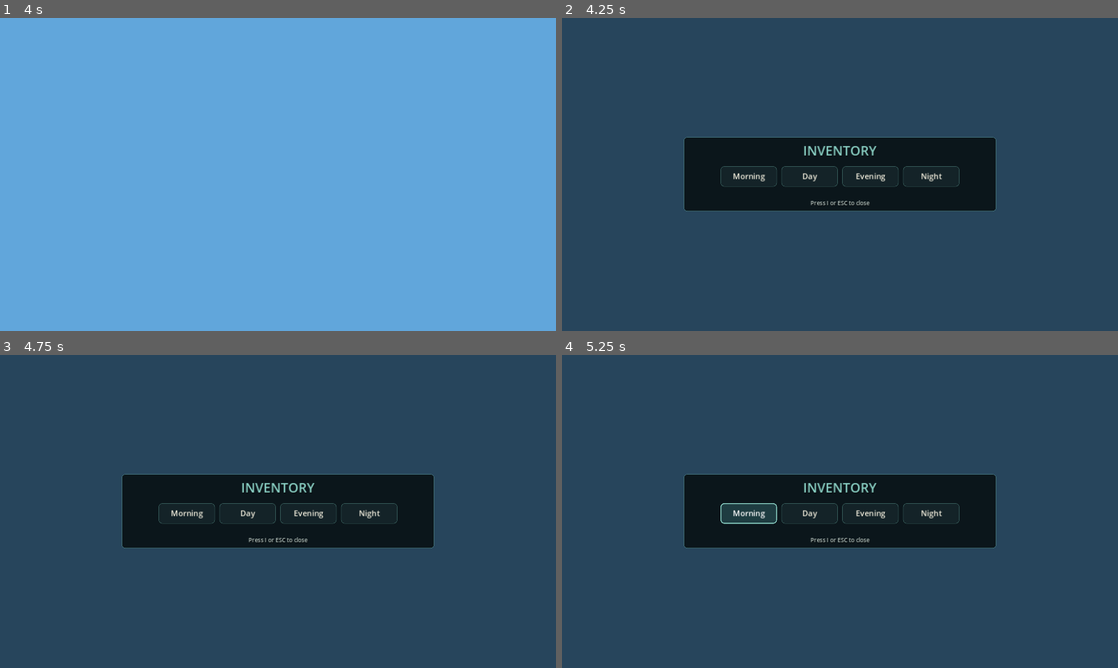
Above: before the commit, frames 1-4 (two rows, left to right).
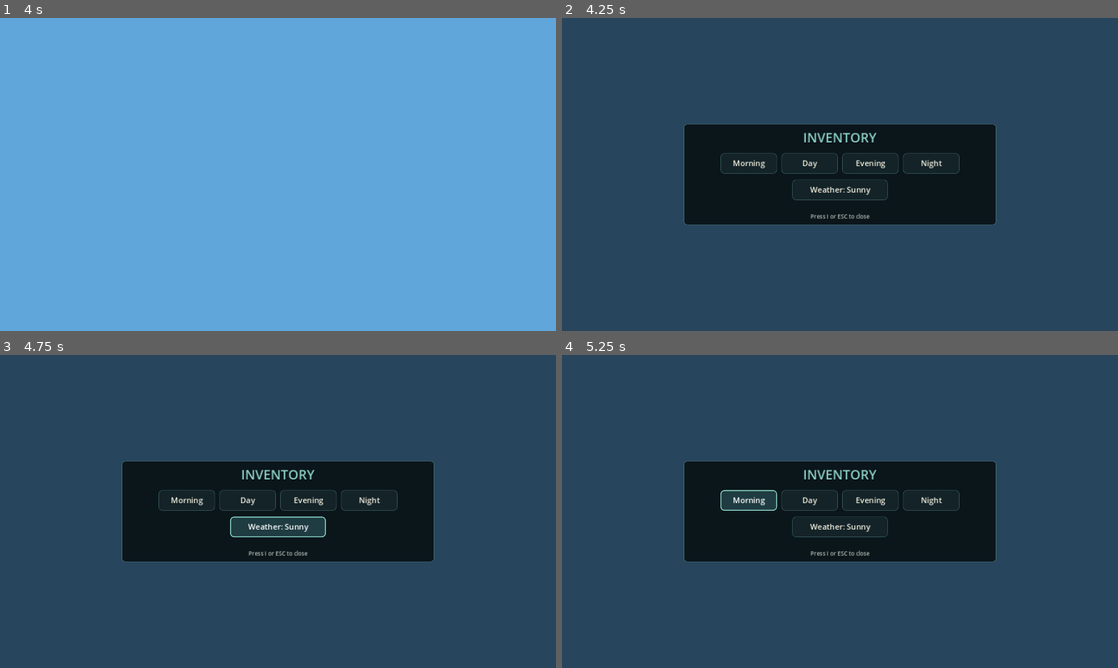
Above: after the commit, the same moments.

Repository: OpenStaticFish/redotcraft
Game: Godot game, scene res://ui/inventory_overlay.tscn
Two runs of this game, one before a commit and one after it. Both use one fixed random seed, a clock stepped at 60 frames per second and the inputs below. This scene is started directly instead of the project's main scene.
Inputs (mouse positions are in pixels of both pictures, inside the frame that each line leads up to):
- Up to frame 1 (4 s): tap Enter at 0.5, 2, 3.5 s; move the mouse to (400, 158) at 0.52 s; hold D (move_right) 0.53-1.28 s; tap 1 at 0.6, 2.85 s; click (400, 158) at 0.67 s; tap Space (fly_up) at 1.25, 2.75 s; move the mouse to (166, 190) at 1.27 s; hold Shift (fly_down) 1.28-2.03 s; tap 9 at 1.35, 3.6 s; move the mouse to (333, 105) at 2.02 s; hold D (move_right) 2.03-2.78 s; tap 0 at 2.1 s; move the mouse to (250, 237) at 2.77 s; hold Space (fly_up) 2.78-3.53 s; click (250, 237) at 2.92 s; move the mouse to (444, 221) at 3.52 s; hold A (move_left) from 3.53 s (still down)
- Up to frame 2 (4.25 s): keep holding A (move_left); tap I (inventory) at 4.15 s
- Up to frame 3 (4.75 s): release A (move_left) at 4.25 s; click (278, 527) at 4.25 s, where only the run after the commit has a clickable "Weather: Sunny"
- Up to frame 4 (5.25 s): click "Morning" at 5 s

Frame 1 is identical in both runs. In frame 2, 6.4% of the frame differs, in the area x 21-79%, y 34-66%; in frame 3, 7.3%; in frame 4, 7.1%.

Commit message:
Add weather system with rain toggle and safe spawn
- WeatherSystem toggles SUNNY/RAIN; rain is a camera-following billboarded
  particle field that pauses when the camera is under cover
- DayNightCycle grades sun/ambient/fog/sky/clouds toward overcast via
  set_weather_dim(), with separate day/night rain palettes so night rain
  stays dark
- Weather toggle button in the inventory overlay
- VoxelWorld.find_safe_spawn() scans generated chunk data for a solid column
  with two air cells, so spawning no longer lands inside trees

Diff:
--- a/game/main.gd
+++ b/game/main.gd
@@ -21,6 +21,7 @@
 @onready var _status_label: Label = $HUD/HudRoot/StatusLabel
 @onready var _hotbar: Panel = $HUD/HudRoot/Hotbar
 @onready var _day_night: DayNightCycle = $DayNight
+@onready var _weather: WeatherSystem = $Weather
 @onready var _inventory_overlay: InventoryOverlay = $InventoryOverlay
 
 var slot_panels: Array[PanelContainer] = []
@@ -45,7 +46,14 @@
 	player.global_position = spawn
 	player.spawn_position = spawn
 	world.setup_player(player)
+	spawn = world.find_safe_spawn(spawn)
+	player.global_position = spawn
+	player.spawn_position = spawn
+	player.spawn_position = spawn
 	player.setup_world(world)
+	_weather.setup(player.camera, _day_night)
+	_weather.weather_changed.connect(_on_weather_changed)
+	_inventory_overlay.weather_toggled.connect(_on_weather_toggled)
 	player.set_selected_block(HOTBAR[selected_slot])
 	_update_inventory_display()
 	set_status("WASD move   double-tap SPACE to fly   ESC pause")
@@ -85,6 +93,7 @@
 	_environment.volumetric_fog_length = float(graphics["volumetric_fog_length"])
 	_environment.volumetric_fog_anisotropy = float(graphics["volumetric_fog_anisotropy"])
 	_environment.fog_density = float(graphics["fog_density"])
+	_day_night.base_fog_density = float(graphics["fog_density"])
 	_environment.glow_intensity = float(graphics["glow_intensity"])
 	_environment.tonemap_mode = int(graphics["tonemap"])
 	_environment.tonemap_exposure = float(graphics["tonemap_exposure"])
@@ -173,6 +182,7 @@
 
 func _on_inventory_opened() -> void:
 	_inventory_overlay.show_inventory(inventory, world)
+	_inventory_overlay.set_weather_state(_weather.is_raining())
 	get_tree().paused = true
 	Input.set_mouse_mode(Input.MOUSE_MODE_VISIBLE)
 
@@ -185,6 +195,15 @@
 func _on_inventory_time_selected(hours: float) -> void:
 	_day_night.set_time(hours)
 	set_status("Time set to %s" % _day_night.get_clock_text())
+
+
+func _on_weather_toggled() -> void:
+	_weather.toggle()
+	_inventory_overlay.set_weather_state(_weather.is_raining())
+
+
+func _on_weather_changed(state: int) -> void:
+	set_status("Weather: %s" % ("Rain" if state == WeatherSystem.State.RAIN else "Sunny"))
 
 
 func _on_setting_changed(key: String, value: Variant) -> void:
--- a/game/main.tscn
+++ b/game/main.tscn
@@ -7,6 +7,7 @@
 [ext_resource type="Script" path="res://world/day_night_cycle.gd" id="5_daynight"]
 [ext_resource type="PackedScene" path="res://ui/inventory_overlay.tscn" id="6_inventory"]
 [ext_resource type="Shader" path="res://world/sky.gdshader" id="7_sky"]
+[ext_resource type="Script" path="res://world/weather_system.gd" id="8_weather"]
 
 [sub_resource type="ShaderMaterial" id="ShaderMaterial_sky"]
 shader = ExtResource("7_sky")
@@ -228,4 +229,7 @@
 [node name="DayNight" type="Node" parent="."]
 script = ExtResource("5_daynight")
 
+[node name="Weather" type="Node3D" parent="."]
+script = ExtResource("8_weather")
+
 [node name="InventoryOverlay" parent="." instance=ExtResource("6_inventory")]
--- a/ui/inventory_overlay.gd
+++ b/ui/inventory_overlay.gd
@@ -4,6 +4,7 @@
 signal opened
 signal closed
 signal time_selected(hours: float)
+signal weather_toggled
 
 const TIME_BUTTONS := [
 	{"node": "MorningButton", "hours": 6.0},
@@ -15,6 +16,7 @@
 @onready var _panel: PanelContainer = $Center/Panel
 @onready var _time_row: HBoxContainer = $Center/Panel/Box/TimeRow
 @onready var _grid: GridContainer = $Center/Panel/Box/Grid
+@onready var _weather_button: Button = $Center/Panel/Box/WeatherRow/WeatherButton
 
 
 func _ready() -> void:
@@ -22,6 +24,7 @@
 	for entry in TIME_BUTTONS:
 		var button := _time_row.get_node(entry["node"]) as Button
 		button.pressed.connect(_on_time_button.bind(entry["hours"]))
+	_weather_button.pressed.connect(_on_weather_button)
 
 
 func _unhandled_input(event: InputEvent) -> void:
@@ -62,5 +65,13 @@
 		slot.add_child(label)
 
 
+func set_weather_state(raining: bool) -> void:
+	_weather_button.text = "Weather: Rain" if raining else "Weather: Sunny"
+
+
 func _on_time_button(hours: float) -> void:
 	time_selected.emit(hours)
+
+
+func _on_weather_button() -> void:
+	weather_toggled.emit()
--- a/ui/inventory_overlay.tscn
+++ b/ui/inventory_overlay.tscn
@@ -60,6 +60,16 @@
 custom_minimum_size = Vector2(130, 36)
 text = "Night"
 
+[node name="WeatherRow" type="HBoxContainer" parent="Center/Panel/Box"]
+layout_mode = 2
+theme_override_constants/separation = 10
+alignment = 1
+
+[node name="WeatherButton" type="Button" parent="Center/Panel/Box/WeatherRow"]
+layout_mode = 2
+custom_minimum_size = Vector2(220, 36)
+text = "Weather: Sunny"
+
 [node name="Grid" type="GridContainer" parent="Center/Panel/Box"]
 layout_mode = 2
 theme_override_constants/h_separation = 10
--- a/world/day_night_cycle.gd
+++ b/world/day_night_cycle.gd
@@ -35,6 +35,21 @@
 const GROUND_BOTTOM_NIGHT := Color(0.01, 0.015, 0.04)
 const GLOW_THRESHOLD_DAY := 1.15
 const GLOW_THRESHOLD_NIGHT := 0.9
+const RAIN_CLOUD_DAY := Color(0.3, 0.33, 0.4)
+const RAIN_CLOUD_NIGHT := Color(0.07, 0.08, 0.11)
+const RAIN_SKY_TOP_DAY := Color(0.27, 0.3, 0.37)
+const RAIN_SKY_TOP_NIGHT := Color(0.035, 0.04, 0.062)
+const RAIN_SKY_HORIZON_DAY := Color(0.42, 0.45, 0.52)
+const RAIN_SKY_HORIZON_NIGHT := Color(0.05, 0.06, 0.09)
+const RAIN_GROUND_HORIZON_DAY := Color(0.3, 0.33, 0.4)
+const RAIN_GROUND_HORIZON_NIGHT := Color(0.035, 0.045, 0.07)
+const RAIN_GROUND_BOTTOM_DAY := Color(0.16, 0.18, 0.24)
+const RAIN_GROUND_BOTTOM_NIGHT := Color(0.02, 0.025, 0.045)
+const RAIN_FOG_DAY := Color(0.42, 0.45, 0.52)
+const RAIN_FOG_NIGHT := Color(0.045, 0.055, 0.085)
+const RAIN_FOG_ADD := 0.01
+const RAIN_SUN_FACTOR := 0.4
+const RAIN_AMBIENT_FACTOR := 0.7
 
 @export var sun_path := NodePath("../Sun")
 @export var fill_light_path := NodePath("../SkyFill")
@@ -52,6 +67,8 @@
 @onready var _clouds: CloudField = get_node_or_null(clouds_path) as CloudField
 
 var time_hours := 0.0
+var weather_dim := 0.0
+var base_fog_density := 0.006
 var _sky_material: ShaderMaterial
 var _moon_phase := 0.5
 
@@ -78,6 +95,10 @@
 	_apply()
 
 
+func set_weather_dim(value: float) -> void:
+	weather_dim = clampf(value, 0.0, 1.0)
+
+
 func get_clock_text() -> String:
 	var hours := int(time_hours)
 	var minutes := int((time_hours - float(hours)) * 60.0)
@@ -92,27 +113,34 @@
 	var sun_height := sin(deg_to_rad(elevation))
 	var day_factor := smoothstep(-0.08, 0.18, sun_height)
 	var horizon_factor := clampf(1.0 - absf(sun_height) / 0.35, 0.0, 1.0)
-	_sun.light_energy = SUN_MAX_ENERGY * day_factor
+	var weather_factor := lerpf(1.0, RAIN_SUN_FACTOR, weather_dim)
+	_sun.light_energy = SUN_MAX_ENERGY * day_factor * weather_factor
 	_sun.light_color = SUN_NOON_COLOR.lerp(SUN_HORIZON_COLOR, horizon_factor)
 	if _fill_light:
-		_fill_light.light_energy = FILL_MAX_ENERGY * day_factor
+		_fill_light.light_energy = FILL_MAX_ENERGY * day_factor * weather_factor
 	if _moon:
 		_moon.rotation_degrees = Vector3(-(elevation + 180.0), SUN_YAW, 0.0)
-		_moon.light_energy = MOON_MAX_ENERGY * (1.0 - day_factor)
+		_moon.light_energy = MOON_MAX_ENERGY * (1.0 - day_factor) * weather_factor
 		_moon.light_color = MOON_COLOR
 	var environment := _world_environment.environment
-	environment.ambient_light_color = AMBIENT_DAY_COLOR.lerp(AMBIENT_NIGHT_COLOR, 1.0 - day_factor)
-	environment.ambient_light_energy = lerpf(AMBIENT_NIGHT_ENERGY, AMBIENT_DAY_ENERGY, day_factor)
-	environment.fog_light_color = FOG_DAY_COLOR.lerp(FOG_NIGHT_COLOR, 1.0 - day_factor)
+	var night_amount := 1.0 - day_factor
+	environment.ambient_light_color = AMBIENT_DAY_COLOR.lerp(AMBIENT_NIGHT_COLOR, night_amount)
+	environment.ambient_light_energy = lerpf(AMBIENT_NIGHT_ENERGY, AMBIENT_DAY_ENERGY, day_factor) * lerpf(1.0, RAIN_AMBIENT_FACTOR, weather_dim)
+	environment.fog_light_color = FOG_DAY_COLOR.lerp(FOG_NIGHT_COLOR, night_amount).lerp(RAIN_FOG_NIGHT.lerp(RAIN_FOG_DAY, day_factor), weather_dim)
+	environment.fog_density = base_fog_density + RAIN_FOG_ADD * weather_dim
 	environment.glow_hdr_threshold = lerpf(GLOW_THRESHOLD_NIGHT, GLOW_THRESHOLD_DAY, day_factor)
 	if _clouds:
-		_clouds.set_sky_tint(CLOUD_DAY_TINT.lerp(CLOUD_NIGHT_TINT, 1.0 - day_factor))
+		var cloud_tint := CLOUD_DAY_TINT.lerp(CLOUD_NIGHT_TINT, night_amount)
+		_clouds.set_sky_tint(cloud_tint.lerp(RAIN_CLOUD_NIGHT.lerp(RAIN_CLOUD_DAY, day_factor), weather_dim))
 	if _sky_material:
-		var night_amount := 1.0 - day_factor
-		var star_intensity := 1.0 - smoothstep(-0.25, 0.0, sun_height)
-		_sky_material.set_shader_parameter("sky_top_color", SKY_TOP_DAY.lerp(SKY_TOP_NIGHT, night_amount))
-		_sky_material.set_shader_parameter("sky_horizon_color", SKY_HORIZON_DAY.lerp(SKY_HORIZON_NIGHT, night_amount).lerp(SKY_HORIZON_SUNSET, horizon_factor))
-		_sky_material.set_shader_parameter("ground_horizon_color", GROUND_HORIZON_DAY.lerp(GROUND_HORIZON_NIGHT, night_amount).lerp(GROUND_HORIZON_SUNSET, horizon_factor))
-		_sky_material.set_shader_parameter("ground_bottom_color", GROUND_BOTTOM_DAY.lerp(GROUND_BOTTOM_NIGHT, night_amount))
+		var star_intensity := (1.0 - smoothstep(-0.25, 0.0, sun_height)) * (1.0 - weather_dim)
+		var sky_top := SKY_TOP_DAY.lerp(SKY_TOP_NIGHT, night_amount).lerp(RAIN_SKY_TOP_NIGHT.lerp(RAIN_SKY_TOP_DAY, day_factor), weather_dim)
+		var sky_horizon := SKY_HORIZON_DAY.lerp(SKY_HORIZON_NIGHT, night_amount).lerp(SKY_HORIZON_SUNSET, horizon_factor).lerp(RAIN_SKY_HORIZON_NIGHT.lerp(RAIN_SKY_HORIZON_DAY, day_factor), weather_dim)
+		var ground_horizon := GROUND_HORIZON_DAY.lerp(GROUND_HORIZON_NIGHT, night_amount).lerp(GROUND_HORIZON_SUNSET, horizon_factor).lerp(RAIN_GROUND_HORIZON_NIGHT.lerp(RAIN_GROUND_HORIZON_DAY, day_factor), weather_dim)
+		var ground_bottom := GROUND_BOTTOM_DAY.lerp(GROUND_BOTTOM_NIGHT, night_amount).lerp(RAIN_GROUND_BOTTOM_NIGHT.lerp(RAIN_GROUND_BOTTOM_DAY, day_factor), weather_dim)
+		_sky_material.set_shader_parameter("sky_top_color", sky_top)
+		_sky_material.set_shader_parameter("sky_horizon_color", sky_horizon)
+		_sky_material.set_shader_parameter("ground_horizon_color", ground_horizon)
+		_sky_material.set_shader_parameter("ground_bottom_color", ground_bottom)
 		_sky_material.set_shader_parameter("star_intensity", star_intensity)
 		_sky_material.set_shader_parameter("moon_phase", _moon_phase)
--- a/world/voxel_world.gd
+++ b/world/voxel_world.gd
@@ -2,6 +2,7 @@
 extends Node3D
 
 const SPAWN_RADIUS := 1
+const SPAWN_SEARCH_RADIUS := 12
 const MAX_ACTIVE_JOBS := 12
 const COMMIT_BUDGET_MS := 5
 const REBUILD_OPPOSITE_BITS := [2, 1, 8, 4]
@@ -377,6 +378,39 @@
 	return _generator.find_spawn_position()
 
 
+## Returns the closest column to `desired` whose topmost block is a solid,
+## non-foliage block with two air cells above it. Requires the spawn-area
+## chunks to be generated; falls back to `desired` when nothing is found.
+func find_safe_spawn(desired: Vector3) -> Vector3:
+	var base_x := floori(desired.x)
+	var base_z := floori(desired.z)
+	var scan_top := mini(floori(desired.y) + 20, VoxelDefs.WORLD_HEIGHT - 3)
+	for radius in range(0, SPAWN_SEARCH_RADIUS + 1):
+		for dx in range(-radius, radius + 1):
+			for dz in range(-radius, radius + 1):
+				if maxi(absi(dx), absi(dz)) != radius:
+					continue
+				var ground_y := _find_column_spawn(base_x + dx, base_z + dz, scan_top)
+				if ground_y >= 0:
+					return Vector3(float(base_x + dx) + 0.5, float(ground_y) + 1.5, float(base_z + dz) + 0.5)
+	return desired
+
+
+func _find_column_spawn(block_x: int, block_z: int, scan_top: int) -> int:
+	for y in range(scan_top, 0, -1):
+		var id := get_block_world(Vector3i(block_x, y, block_z))
+		if id == BlockRegistry.BLOCK_AIR:
+			continue
+		if not _blocks.is_opaque(id):
+			return -1
+		if get_block_world(Vector3i(block_x, y + 1, block_z)) != BlockRegistry.BLOCK_AIR:
+			return -1
+		if get_block_world(Vector3i(block_x, y + 2, block_z)) != BlockRegistry.BLOCK_AIR:
+			return -1
+		return y
+	return -1
+
+
 func get_block_name(block_id: int) -> String:
 	return _blocks.get_block_name(block_id)
 
--- /dev/null
+++ b/world/weather_system.gd
@@ -0,0 +1,108 @@
+class_name WeatherSystem
+extends Node3D
+
+## Toggles between clear skies and rain. Rain is a camera-following GPU
+## particle field that pauses when the camera is under cover; the actual
+## atmosphere grading (sun, ambient, fog, sky, clouds) lives in DayNightCycle.
+
+enum State { SUNNY, RAIN }
+
+signal weather_changed(state: int)
+
+const RAIN_PARTICLES := 1600
+const COVER_CHECK_INTERVAL := 0.3
+const COVER_HEIGHT := 24.0
+
+@export var transition_seconds := 2.0
+@export var rain_color := Color(0.62, 0.72, 0.88, 0.32)
+
+var state: State = State.SUNNY
+var rain_amount := 0.0
+
+var _camera: Camera3D
+var _day_night: DayNightCycle
+var _rain: GPUParticles3D
+var _cover_timer := 0.0
+var _covered := false
+
+
+func _ready() -> void:
+	_rain = GPUParticles3D.new()
+	_rain.name = "RainParticles"
+	_rain.amount = RAIN_PARTICLES
+	_rain.lifetime = 0.7
+	_rain.preprocess = 0.7
+	_rain.local_coords = false
+	_rain.visibility_aabb = AABB(Vector3(-24.0, -28.0, -24.0), Vector3(48.0, 48.0, 48.0))
+	_rain.cast_shadow = GeometryInstance3D.SHADOW_CASTING_SETTING_OFF
+	_rain.emitting = false
+
+	var process_material := ParticleProcessMaterial.new()
+	process_material.emission_shape = ParticleProcessMaterial.EMISSION_SHAPE_BOX
+	process_material.emission_box_extents = Vector3(16.0, 1.0, 16.0)
+	process_material.direction = Vector3(0.0, -1.0, 0.0)
+	process_material.spread = 4.0
+	process_material.initial_velocity_min = 16.0
+	process_material.initial_velocity_max = 22.0
+	process_material.gravity = Vector3(0.0, -12.0, 0.0)
+	_rain.process_material = process_material
+
+	var quad := QuadMesh.new()
+	quad.size = Vector2(0.025, 0.5)
+	var material := StandardMaterial3D.new()
+	material.shading_mode = BaseMaterial3D.SHADING_MODE_UNSHADED
+	material.transparency = BaseMaterial3D.TRANSPARENCY_ALPHA
+	material.billboard_mode = BaseMaterial3D.BILLBOARD_FIXED_Y
+	material.albedo_color = rain_color
+	quad.material = material
+	_rain.draw_pass_1 = quad
+
+	add_child(_rain)
+
+
+func setup(camera: Camera3D, day_night: DayNightCycle) -> void:
+	_camera = camera
+	_day_night = day_night
+	if _day_night:
+		_day_night.set_weather_dim(rain_amount)
+
+
+func set_state(new_state: State) -> void:
+	if new_state == state:
+		return
+	state = new_state
+	weather_changed.emit(state)
+
+
+func toggle() -> void:
+	set_state(State.SUNNY if state == State.RAIN else State.RAIN)
+
+
+func is_raining() -> bool:
+	return state == State.RAIN
+
+
+func _process(delta: float) -> void:
+	var target := 1.0 if state == State.RAIN else 0.0
+	if not is_equal_approx(rain_amount, target):
+		rain_amount = move_toward(rain_amount, target, delta / maxf(transition_seconds, 0.01))
+		if _day_night:
+			_day_night.set_weather_dim(rain_amount)
+	if _camera:
+		global_position = _camera.global_position + Vector3(0.0, 8.0, 0.0)
+	_cover_timer -= delta
+	if _cover_timer <= 0.0:
+		_cover_timer = COVER_CHECK_INTERVAL
+		_update_cover()
+	_rain.emitting = state == State.RAIN and not _covered
+
+
+func _update_cover() -> void:
+	if _camera == null:
+		return
+	var query := PhysicsRayQueryParameters3D.create(
+		_camera.global_position + Vector3(0.0, 0.5, 0.0),
+		_camera.global_position + Vector3(0.0, COVER_HEIGHT, 0.0))
+	query.collision_mask = VoxelDefs.COLLISION_LAYER_WORLD
+	var hit := get_world_3d().direct_space_state.intersect_ray(query)
+	_covered = not hit.is_empty()
Not shown: 1 places in game/main.tscn that only renumber resources
Not shown, added: world/weather_system.gd.uid
Not shown, changed: AGENTS.md
Not shown, changed: GRAPHICS_TODO.md
